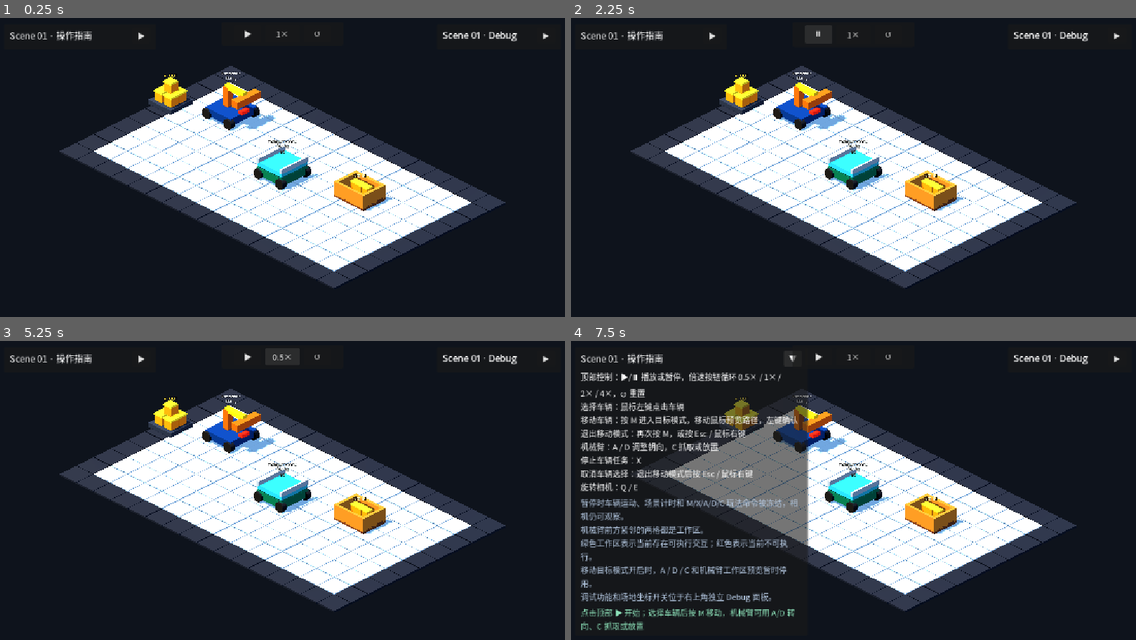
Above: before the commit, frames 1-4 (two rows, left to right).
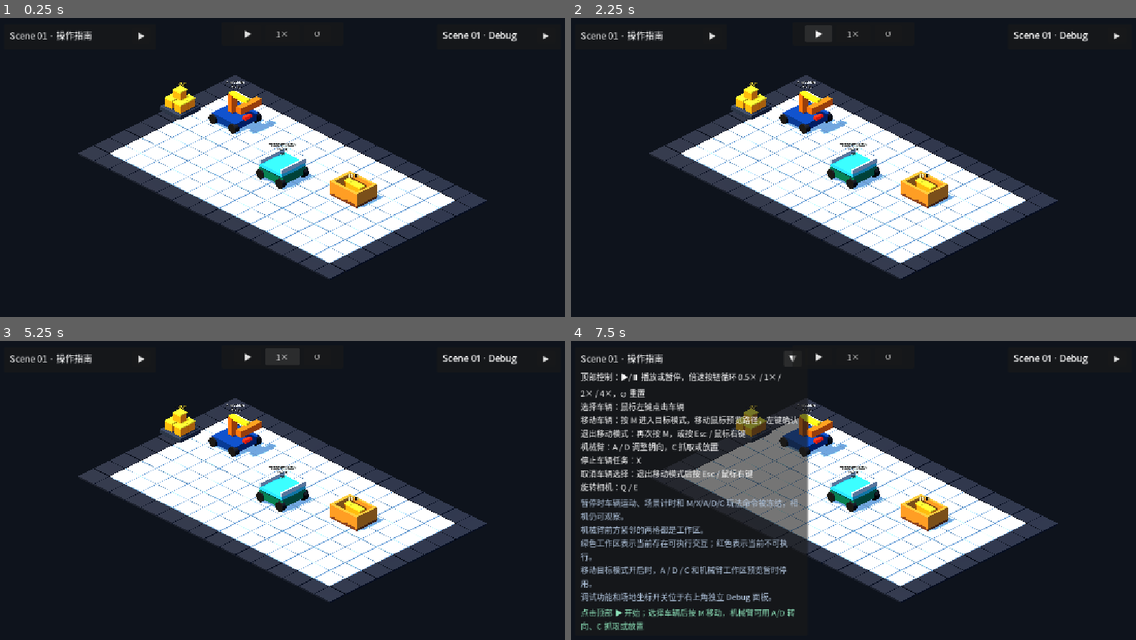
Above: after the commit, the same moments.

Repository: Ri0n72Y/automata
Game: Godot game, scene res://scenes/scene_01/scene_01_basic_packing.tscn
Same seed, same stepped clock (60 frames per second), same inputs: the game is played once before the commit and once after it.
Inputs:
- Up to frame 1 (0.25 s): no input
- Up to frame 2 (2.25 s): click "▶" at 0.5 s; click "▼" at 1.25 s; click "▶" at 2 s
- Up to frame 3 (5.25 s): click "⏸" (after the commit: "▶") at 2.75 s; click "1×" at 3.5 s; click "2×" (after the commit: "1×") at 4.25 s; click "4×" (after the commit: "1×") at 5 s
- Up to frame 4 (7.5 s): click "0.5×" (after the commit: "1×") at 5.75 s; click "↺" at 6.5 s; click "▶" at 7.25 s

The runs differ from the first frame. In frame 1, 12% of the frame differs, in the area x 10-90%, y 16-91%; in frame 2, 12%, in the area x 10-90%, y 4-91%; in frame 3, 12%; in frame 4, 10%.
Error after the commit: Parse Error: The member "LifecycleStateScript" already exists in parent class Scene01LifecycleController. (res://scripts/scene_01/scene_01_mission_controller.g…

Commit message:
[codex]feat(scene-01): wire mission controller into scene 01

Diff:
--- a/scenes/scene_01/scene_01_basic_packing.tscn
+++ b/scenes/scene_01/scene_01_basic_packing.tscn
@@ -1,6 +1,6 @@
 [gd_scene load_steps=23 format=3 uid="uid://scene01basicpacking"]
 
-[ext_resource type="Script" path="res://scripts/scene_01/scene_01_lifecycle_controller.gd" id="1_controller"]
+[ext_resource type="Script" path="res://scripts/scene_01/scene_01_mission_controller.gd" id="1_controller"]
 [ext_resource type="Script" path="res://scripts/grid/grid_debug_view.gd" id="2_grid_debug"]
 [ext_resource type="PackedScene" path="res://scenes/scene_01/components/scene_01_field_16x10.tscn" id="3_static_field"]
 [ext_resource type="Script" path="res://scripts/scene_01/scene_01_lifecycle_grid_selection_controller.gd" id="4_grid_selection"]
